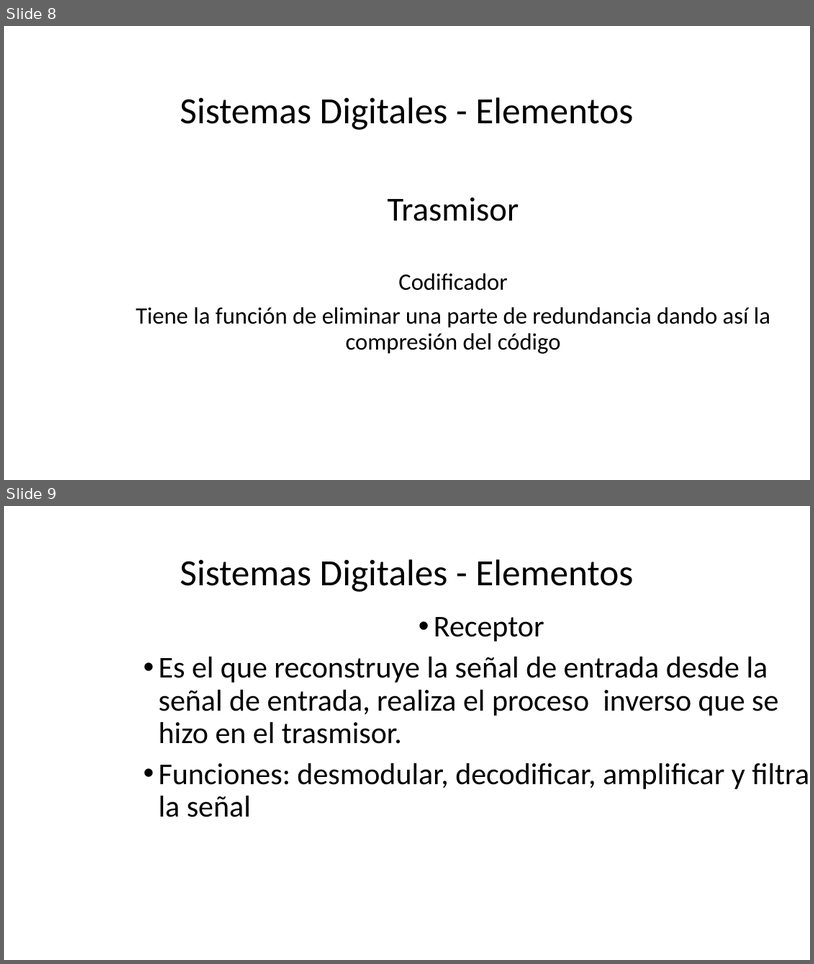
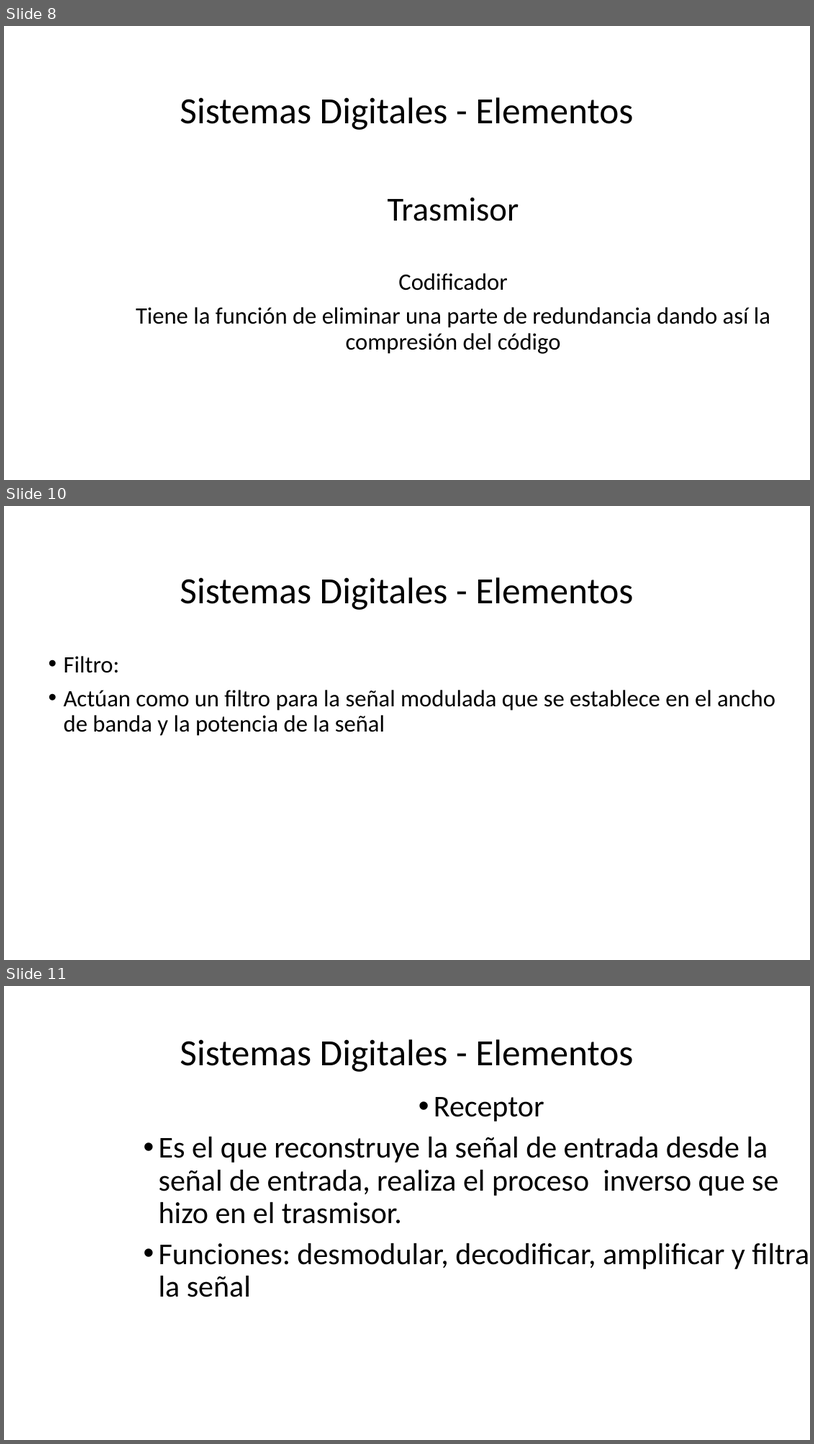
Before and after one commit to StalinMazaEpn/Proyecto_Comunicaciones, a slide deck: expo_comu.pptx. Shown one above the other, each under a label of ours: slides 8 and 9 before the commit, slides 8, 10 and 11 after it; the slides between them are not shown. The pictures are 814x964 and 814x1444 pixels, drawn with LibreOffice and Linux fonts; fonts in the diff are those of the drawing; background and template pictures are left out. Boxes give left, top, right and bottom in pixels: in the first picture for what was removed or moved away, otherwise in the second. Text is boxed around its words. In the diff, an @@ line names an element or a change of style, - is before the commit and + after.

Commit message:
elementos

```diff
--- a/expo_comu.pptx
+++ b/expo_comu.pptx
@@ slide 10 added at bbox=[4, 506, 810, 960], background picture (left out) @@
@@ title added at bbox=[180, 577, 633, 610], 44 pt, text #000000 @@
+Sistemas Digitales - Elementos
@@ text added at bbox=[64, 656, 776, 736], 28 pt, text #000000 @@
+• Filtro:
+• Actúan como un filtro para la señal modulada que se establece en el ancho de banda y la potencia de la señal
@@ what was slide 9 is now slide 11 @@
```
Also in this commit, not shown: 2 other slides added.
